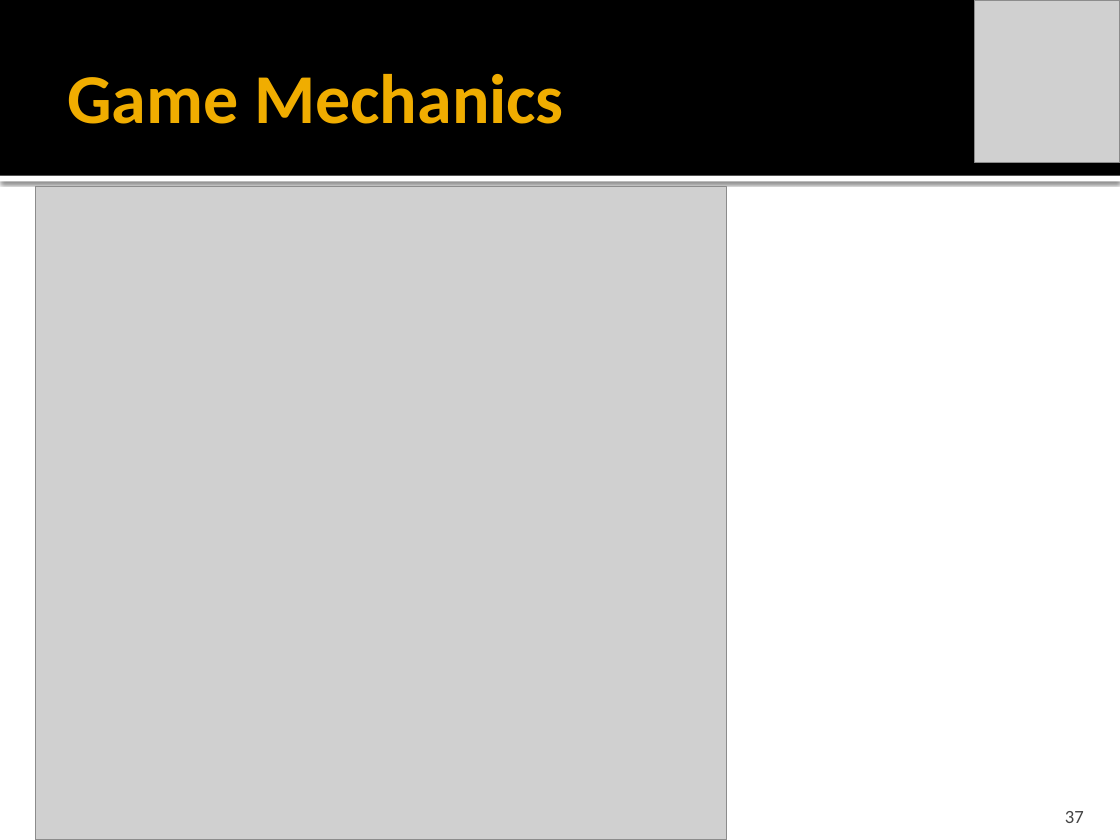
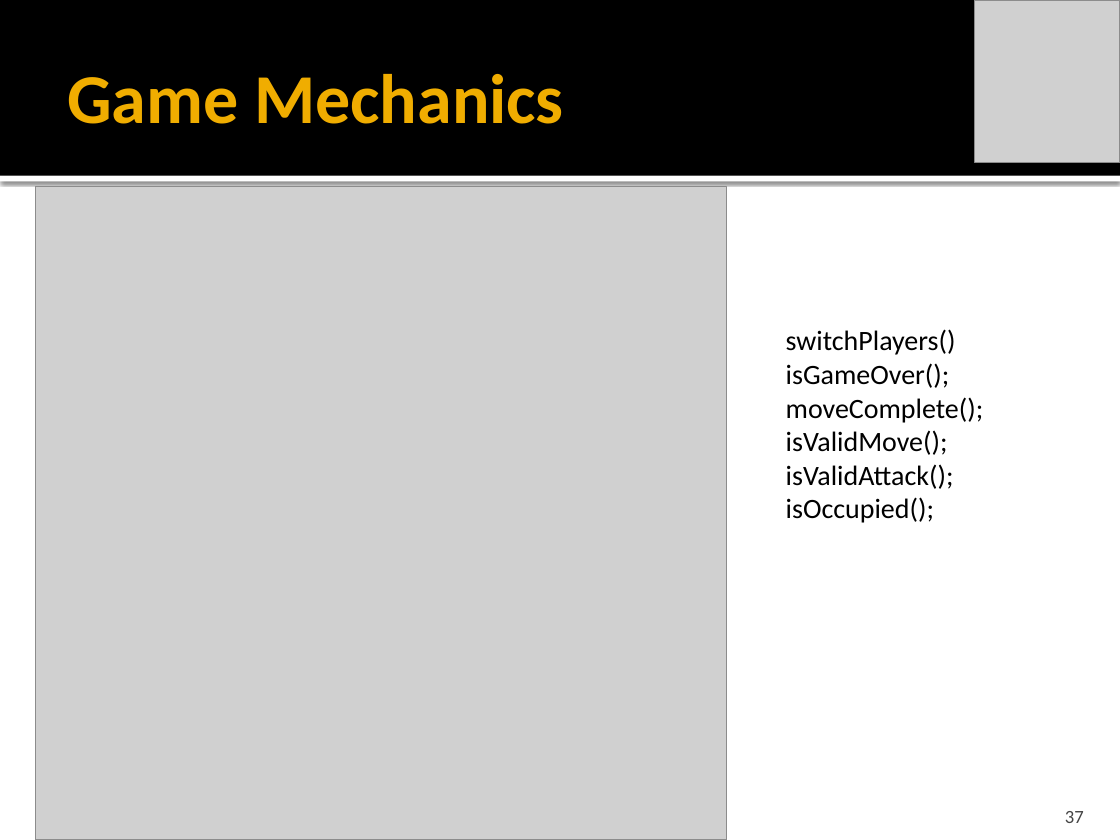
Before and after one commit to idxExtropy/duel-reality, a slide deck: slide 37 of Docs/DUEL REALITY .pptx. Drawn at 1120x840 pixels with LibreOffice and Linux fonts; fonts in the diff are those of the drawing; grey boxes stand for pictures. Boxes give left, top, right and bottom in pixels: in the first picture for what was removed or moved away, otherwise in the second. Text is boxed around its words. In the diff, an @@ line names an element or a change of style, - is before the commit and + after.

Commit message:
finished overview / game mechanics

```diff
--- a/Docs/DUEL REALITY .pptx
+++ b/Docs/DUEL REALITY .pptx
@@ text added at bbox=[786, 329, 984, 523], 18 pt, text #000000 @@
+switchPlayers()
+isGameOver();
+moveComplete();
+isValidMove();
+isValidAttack();
+isOccupied();
```
Also in this commit, not shown: 8 other slides changed, 2 slides added, 1 slide removed.
